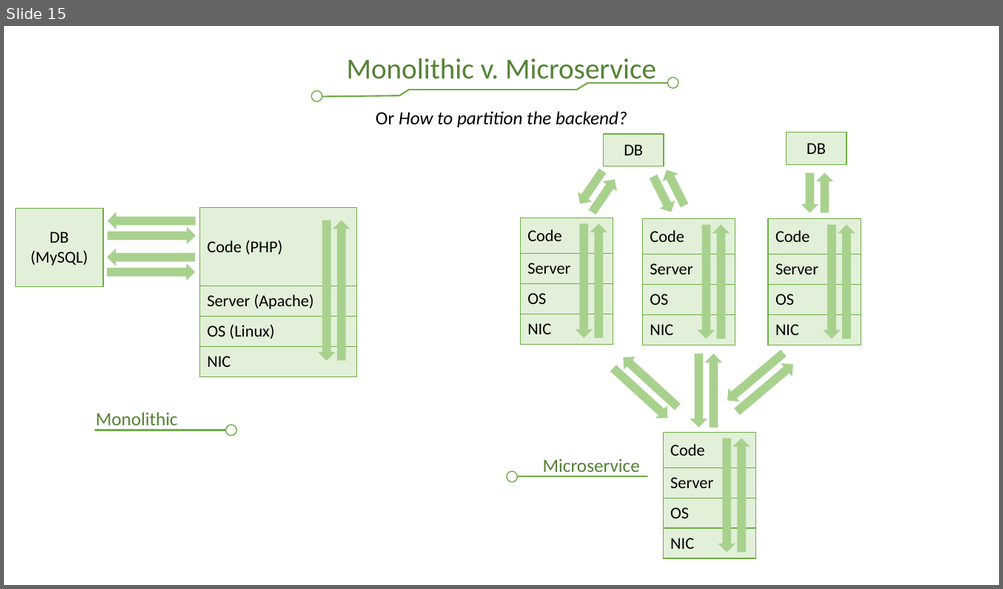
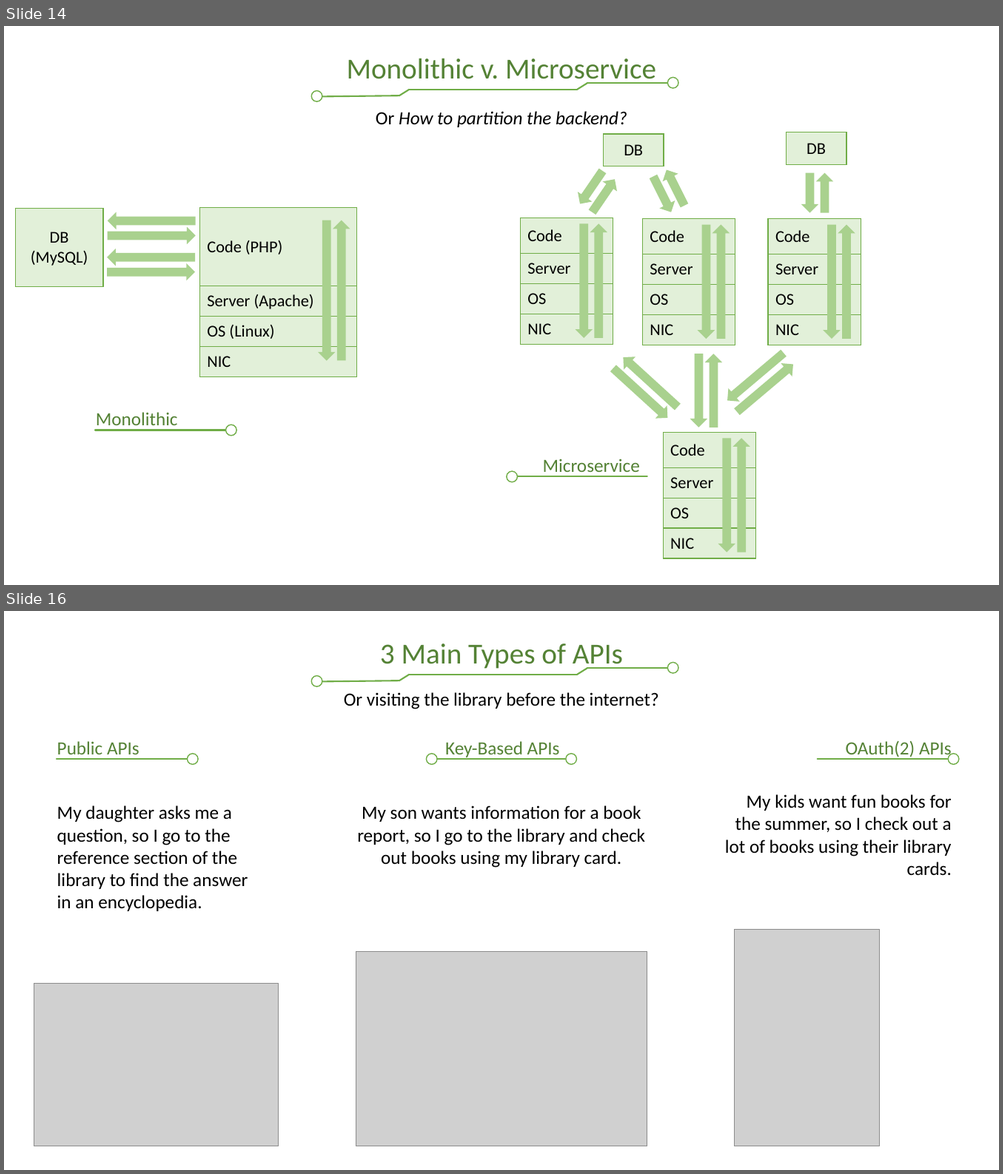
Before and after one commit to CS3550/Fall2020, a slide deck: Network Parts and Terms.pptx. Shown one above the other, each under a label of ours: slide 15 before the commit, slides 14 and 16 after it; the slides between them are not shown. The pictures are 1003x589 and 1003x1174 pixels, drawn with LibreOffice and Linux fonts; fonts in the diff are those of the drawing; grey boxes stand for pictures; background and template pictures are left out. Boxes give left, top, right and bottom in pixels: in the first picture for what was removed or moved away, otherwise in the second. Text is boxed around its words. In the diff, an @@ line names an element or a change of style, - is before the commit and + after.

Commit message:
Add API and library

```diff
--- a/Network Parts and Terms.pptx
+++ b/Network Parts and Terms.pptx
@@ slide 16 added at [4,611,999,1170], background #FFFFFF @@
@@ text added at [380,644,623,671], 28 pt, text #548235 @@
+3 Main Types of APIs
@@ group added at [311,663,678,687]: 5 lines, 2 ellipses @@
@@ text added at [344,692,659,709], 18 pt, text #000000 @@
+Or visiting the library before the internet?
@@ text added at [57,741,139,759], 18 pt, text #548235 @@
+Public APIs
@@ text added at [845,741,951,759], 18 pt, text #548235 @@
+OAuth(2) APIs
@@ line added from (57, 759) to (187, 759), #70AD47 1.5 pt @@
@@ ellipse added at [188,754,199,765], fill #FFFFFF, outline #70AD47 1 pt @@
@@ group added at [427,741,577,765]: 2 ellipses, 1 text, 1 line @@
+Key-Based APIs
@@ line added from (817, 759) to (947, 759), #70AD47 1.5 pt @@
@@ ellipse added at [948,754,959,765], fill #FFFFFF, outline #70AD47 1 pt @@
@@ text added at [57,806,247,911], 18 pt, text #000000 @@
+My daughter asks me a question, so I go to the reference section of the library to find the answer in an encyclopedia.
@@ text added at [357,806,645,868], 18 pt, text #000000 @@
+My son wants information for a book report, so I go to the library and check out books using my library card.
@@ text added at [725,795,951,876], 18 pt, text #000000 @@
+My kids want fun books for the summer, so I check out a lot of books using their library cards.
@@ picture added at [734,930,879,1147] @@
@@ picture added at [356,951,647,1147] @@
@@ picture added at [34,983,279,1147] @@
@@ what was slide 15 is now slide 14 @@
```
Also in this commit, not shown: 1 slide changed, 1 other slide added.
